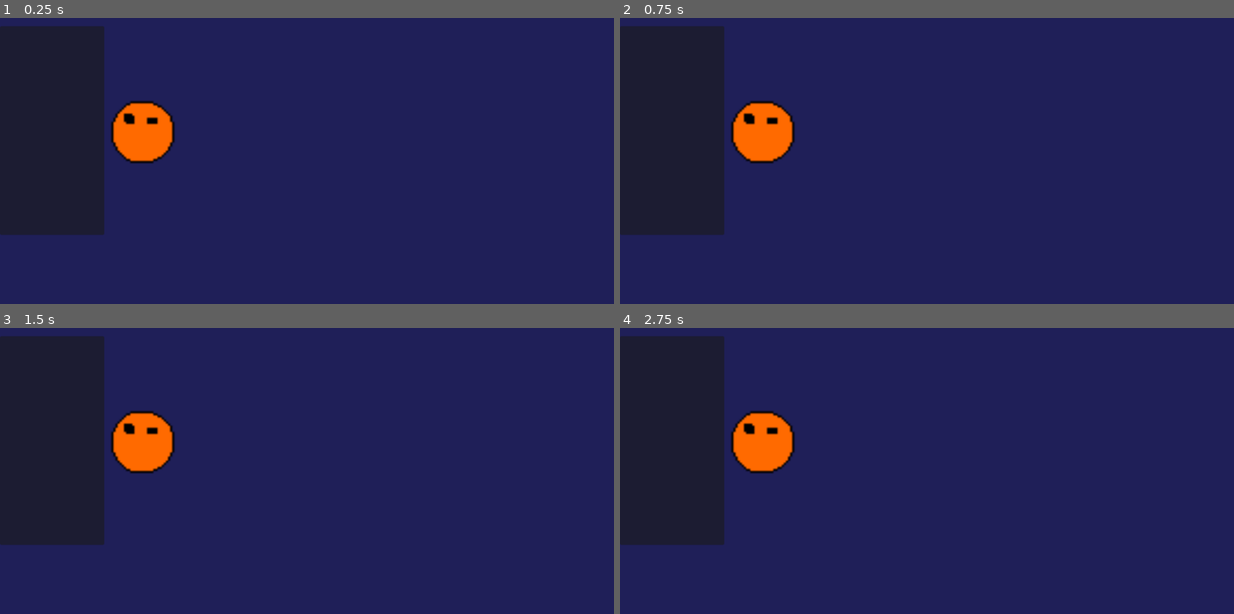
Above: before the commit, frames 1-4 (two rows, left to right).
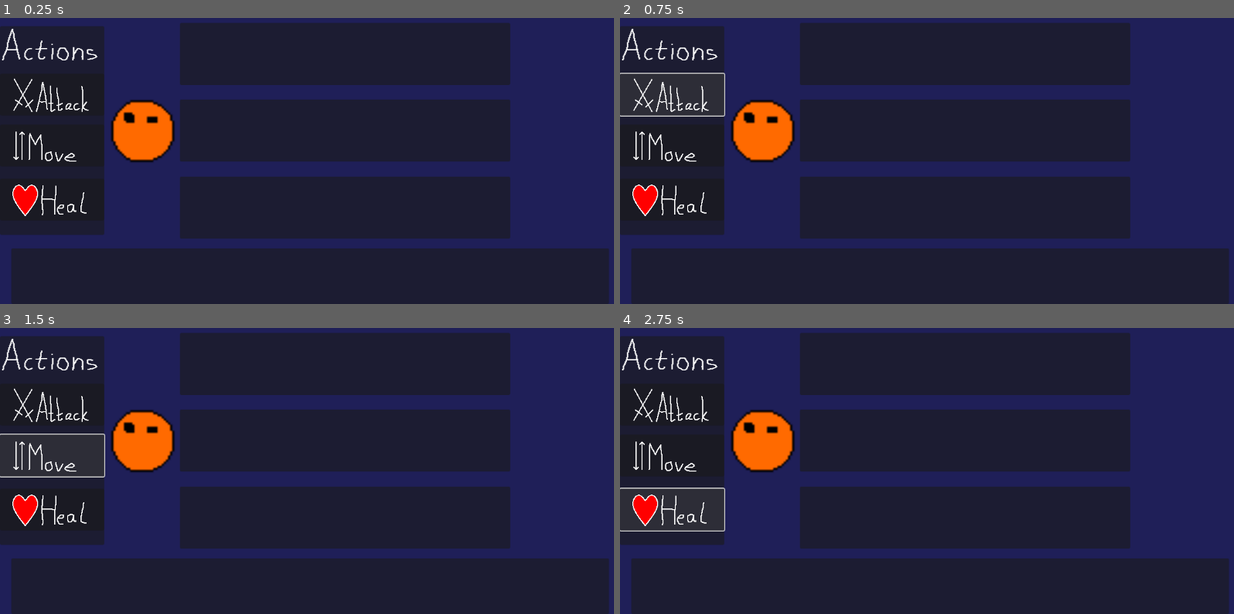
Above: after the commit, the same moments.

Repository: YCaTGameRT/SABox_World
Game: Godot game, scene res://scenes/fight_ui.tscn
The game is run twice, just before and just after one commit, with the same random seed, the same clock (stepped at 60 frames per second) and the same inputs. This scene is started directly instead of the project's main scene.
Inputs (mouse positions are in pixels of both pictures, inside the frame that each line leads up to):
- Up to frame 1 (0.25 s): no input
- Up to frame 2 (0.75 s): click (669, 95) at 0.52 s
- Up to frame 3 (1.5 s): click (49, 456) at 1.27 s
- Up to frame 4 (2.75 s): click (669, 508) at 2.02 s

The runs differ from the first frame. In frame 1, 55% of the frame differs, in the area x 0-100%, y 1-100%; in frame 2, 55%; in frame 3, 55%; in frame 4, 55%.

Commit message:
Fight UI

Diff:
--- a/scenes/fight_ui.tscn
+++ b/scenes/fight_ui.tscn
@@ -1,9 +1,13 @@
-[gd_scene load_steps=3 format=3 uid="uid://c54axeocgg2x1"]
+[gd_scene load_steps=7 format=3 uid="uid://c54axeocgg2x1"]
 
+[ext_resource type="Texture2D" uid="uid://cjg2r464m68s1" path="res://Sprites/AC.png" id="1_eydy2"]
 [ext_resource type="Texture2D" uid="uid://4112ruenf2hy" path="res://Sprites/BOXMan2.0.png" id="1_qtn7d"]
+[ext_resource type="Texture2D" uid="uid://bdks67m28cn2" path="res://Sprites/ABB.png" id="2_r3hem"]
+[ext_resource type="Texture2D" uid="uid://d0kwy01bh3cxl" path="res://Sprites/MBB.png" id="3_le8xe"]
+[ext_resource type="Texture2D" uid="uid://vsvaraduw0i4" path="res://Sprites/HB.png" id="4_p87qc"]
 
 [sub_resource type="RectangleShape2D" id="RectangleShape2D_01drw"]
-size = Vector2(120, 648)
+size = Vector2(120, 116)
 
 [node name="Fight UI" type="Control"]
 layout_mode = 3
@@ -22,24 +26,57 @@
 grow_vertical = 2
 color = Color(0.121569, 0.121569, 0.345098, 1)
 
-[node name="UI" type="Panel" parent="."]
+[node name="Actions" type="Panel" parent="."]
 layout_mode = 1
-anchors_preset = 4
-anchor_top = 0.5
-anchor_bottom = 0.5
-offset_top = -195.0
-offset_right = 194.0
-offset_bottom = 195.0
+anchors_preset = -1
+anchor_top = 0.199074
+anchor_right = 0.168403
+anchor_bottom = 0.800926
 grow_vertical = 2
+metadata/_edit_use_anchors_ = true
 
-[node name="TextureRect" type="TextureRect" parent="UI"]
+[node name="TextureRect" type="TextureRect" parent="Actions"]
 layout_mode = 1
-anchors_preset = 10
+anchors_preset = -1
 anchor_right = 1.0
-offset_bottom = 52.0
+anchor_bottom = 0.179487
+offset_bottom = -18.0
 grow_horizontal = 2
+texture = ExtResource("1_eydy2")
+metadata/_edit_use_anchors_ = true
+
+[node name="Attack" type="Button" parent="Actions"]
+layout_mode = 1
+anchors_preset = -1
+anchor_top = 0.228205
+anchor_right = 1.0
+anchor_bottom = 0.428205
+icon = ExtResource("2_r3hem")
+icon_alignment = 1
+metadata/_edit_use_anchors_ = true
+
+[node name="Move" type="Button" parent="Actions"]
+layout_mode = 1
+anchors_preset = -1
+anchor_top = 0.471795
+anchor_right = 1.0
+anchor_bottom = 0.671795
+icon = ExtResource("3_le8xe")
+icon_alignment = 1
+metadata/_edit_use_anchors_ = true
+
+[node name="Heal" type="Button" parent="Actions"]
+layout_mode = 1
+anchors_preset = -1
+anchor_top = 0.730769
+anchor_right = 1.0
+anchor_bottom = 0.930769
+icon = ExtResource("4_p87qc")
+icon_alignment = 1
+metadata/_edit_use_anchors_ = true
 
 [node name="StaticBody2D" type="StaticBody2D" parent="."]
+position = Vector2(0, -2)
 
 [node name="Sprite2D" type="Sprite2D" parent="StaticBody2D"]
 position = Vector2(266, 327)
@@ -47,5 +84,49 @@
 texture = ExtResource("1_qtn7d")
 
 [node name="CollisionShape2D" type="CollisionShape2D" parent="StaticBody2D"]
-position = Vector2(266, 324)
+position = Vector2(266, 327)
 shape = SubResource("RectangleShape2D_01drw")
+
+[node name="Road1" type="Panel" parent="."]
+layout_mode = 1
+anchors_preset = -1
+anchor_left = 0.290799
+anchor_top = 0.189815
+anchor_right = 0.824653
+anchor_bottom = 0.368827
+grow_horizontal = 2
+grow_vertical = 2
+metadata/_edit_use_anchors_ = true
+
+[node name="Road2" type="Panel" parent="."]
+layout_mode = 1
+anchors_preset = -1
+anchor_left = 0.290799
+anchor_top = 0.410494
+anchor_right = 0.824653
+anchor_bottom = 0.589506
+grow_horizontal = 2
+grow_vertical = 2
+metadata/_edit_use_anchors_ = true
+
+[node name="Road3" type="Panel" parent="."]
+layout_mode = 1
+anchors_preset = -1
+anchor_left = 0.290799
+anchor_top = 0.632716
+anchor_right = 0.824653
+anchor_bottom = 0.811728
+grow_horizontal = 2
+grow_vertical = 2
+metadata/_edit_use_anchors_ = true
+
+[node name="Dialog" type="Panel" parent="."]
+layout_mode = 1
+anchors_preset = -1
+anchor_left = 0.0182292
+anchor_top = 0.839506
+anchor_right = 0.984375
+anchor_bottom = 1.0
+grow_horizontal = 2
+grow_vertical = 0
+metadata/_edit_use_anchors_ = true
Binary file added: Sprites/ABB.png
Not shown, added: Sprites/ABB.png.import
Binary file added: Sprites/AC.png
Not shown, added: Sprites/AC.png.import
Binary file added: Sprites/HB.png
Not shown, added: Sprites/HB.png.import
Binary file added: Sprites/MBB.png
Not shown, added: Sprites/MBB.png.import
